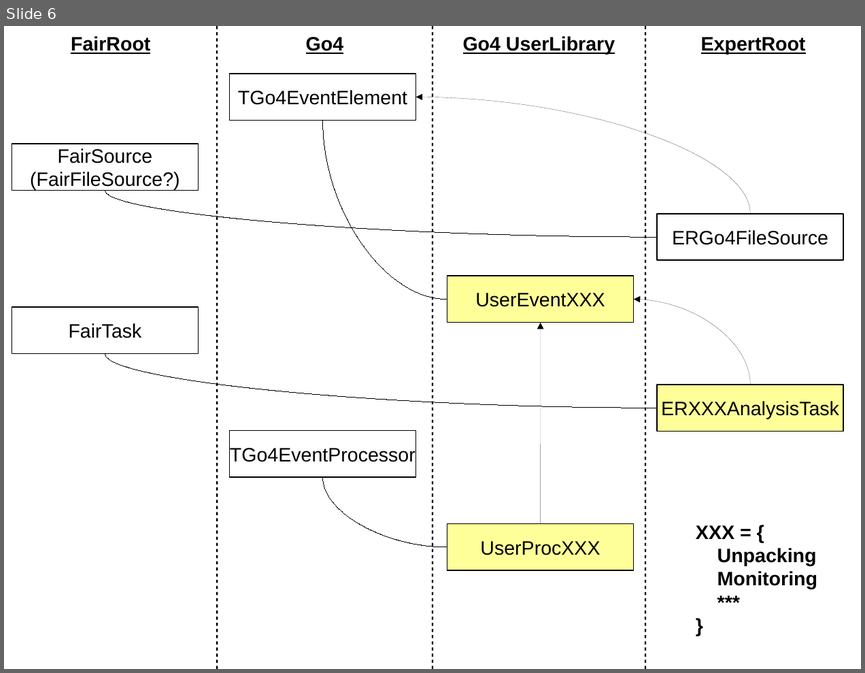
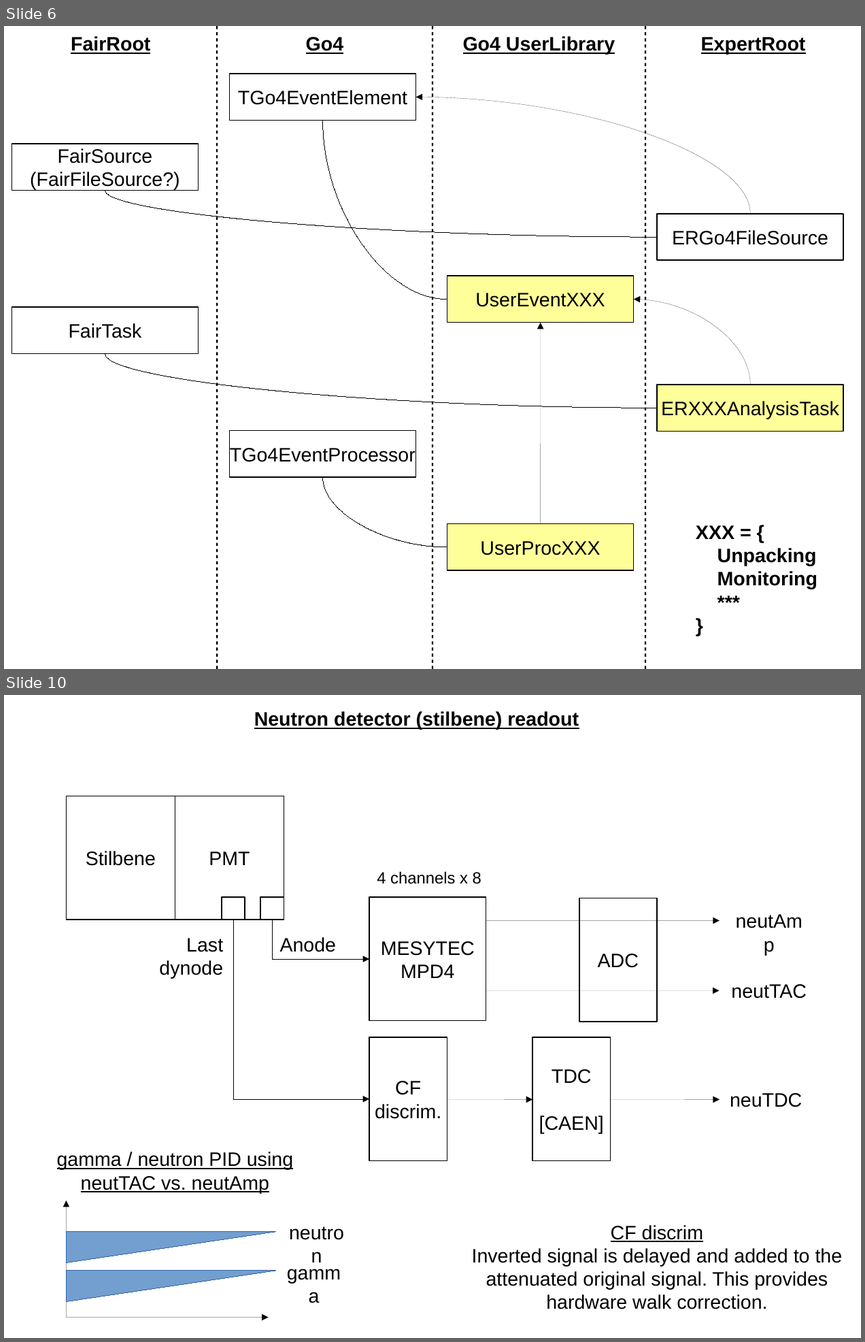
Before and after one commit to evovch/Useful, a slide deck: go4_5H_processor/docu/ACCULINNA_DAQ.odp. Shown one above the other, each under a label of ours: slide 6 before the commit, slides 6 and 10 after it; the slides between them are not shown. The pictures are 865x673 and 865x1342 pixels, drawn with LibreOffice and Linux fonts; fonts in the diff are those of the drawing. Boxes give left, top, right and bottom in pixels: in the first picture for what was removed or moved away, otherwise in the second. Text is boxed around its words. In the diff, an @@ line names an element or a change of style, - is before the commit and + after.

```diff
--- a/go4_5H_processor/docu/ACCULINNA_DAQ.odp
+++ b/go4_5H_processor/docu/ACCULINNA_DAQ.odp
@@ slide 10 added at [4, 695, 861, 1338], background #FFFFFF @@
@@ text added at [254, 711, 579, 730], 18 pt, text #000000, bold, underline @@
+Neutron detector (stilbene) readout
@@ rectangle added at [66, 796, 175, 919], outline #000000 0.99 pt, 18 pt, text #000000 @@
+Stilbene
@@ rectangle added at [175, 796, 284, 919], outline #000000 0.99 pt, 18 pt, text #000000 @@
+PMT
@@ text added at [377, 871, 481, 884], 15 pt, text #000000 @@
+4 channels x 8
@@ rectangle added at [222, 897, 245, 919], outline #000000 0.99 pt @@
@@ rectangle added at [260, 897, 284, 919], outline #000000 0.99 pt @@
@@ rectangle added at [369, 897, 486, 1021], outline #000000 0.99 pt, 18 pt, text #000000 @@
+MESYTEC
+MPD4
@@ rectangle added at [579, 898, 657, 1021], outline #000000 0.99 pt, 18 pt, text #000000 @@
+ADC
@@ text added at [722, 905, 816, 956], 18 pt, text #000000 @@
+neutAmp
@@ text added at [159, 938, 223, 979], 18 pt, text #000000 @@
+Last
+dynode
@@ elbow arrow added from (233, 919) to (369, 1098), #000000 0 pt @@
@@ elbow arrow added from (272, 919) to (369, 959), #000000 0 pt @@
@@ text added at [280, 937, 337, 952], 18 pt, text #000000 @@
+Anode
@@ arrow added from (486, 921) to (719, 921), #000000 0 pt @@
@@ arrow added from (486, 990) to (719, 990), #000000 0 pt @@
@@ text added at [731, 984, 806, 998], 18 pt, text #000000 @@
+neutTAC
@@ rectangle added at [369, 1037, 447, 1161], outline #000000 0.99 pt, 18 pt, text #000000 @@
+CF
+discrim.
@@ rectangle added at [532, 1037, 611, 1161], outline #000000 0.99 pt, 18 pt, text #000000 @@
+TDC
+[CAEN]
@@ arrow added from (447, 1100) to (532, 1100), #000000 0 pt @@
@@ arrow added from (611, 1100) to (719, 1100), #000000 0 pt @@
@@ text added at [730, 1093, 802, 1107], 18 pt, text #000000 @@
+neuTDC
@@ text added at [57, 1155, 122, 1170], 18 pt, text #000000 @@
+gamma
@@ text added at [81, 1151, 293, 1193], 18 pt, text #000000, underline @@
+gamma / neutron PID using neutTAC vs. neutAmp
@@ text added at [138, 1153, 204, 1169], 18 pt, text #000000 @@
+neutron
@@ arrow added from (66, 1317) to (66, 1200), #000000 0 pt @@
@@ text added at [472, 1225, 842, 1309], 18 pt, text #000000 @@
+CF discrim
+Inverted signal is delayed and added to the attenuated original signal. This provides hardware walk correction.
@@ right triangle added at [66, 1232, 276, 1263], fill #729FCF, outline #3465A4 0 pt @@
@@ right triangle added at [66, 1270, 276, 1302], fill #729FCF, outline #3465A4 0 pt @@
@@ arrow added from (66, 1317) to (269, 1317), #000000 0 pt @@
```
Also in this commit, not shown: 4 slides changed, 1 other slide added, 3 other files.
